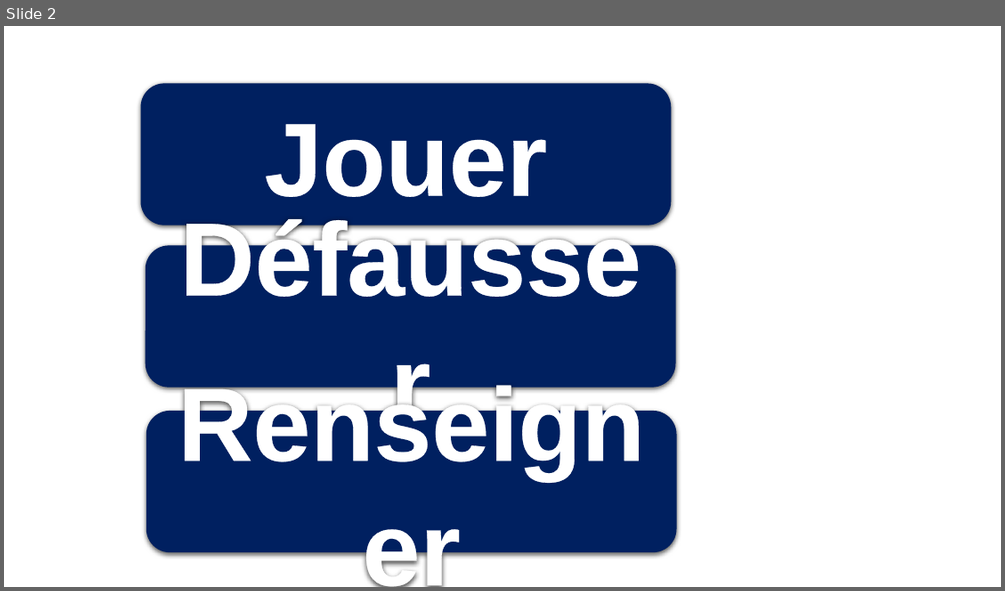
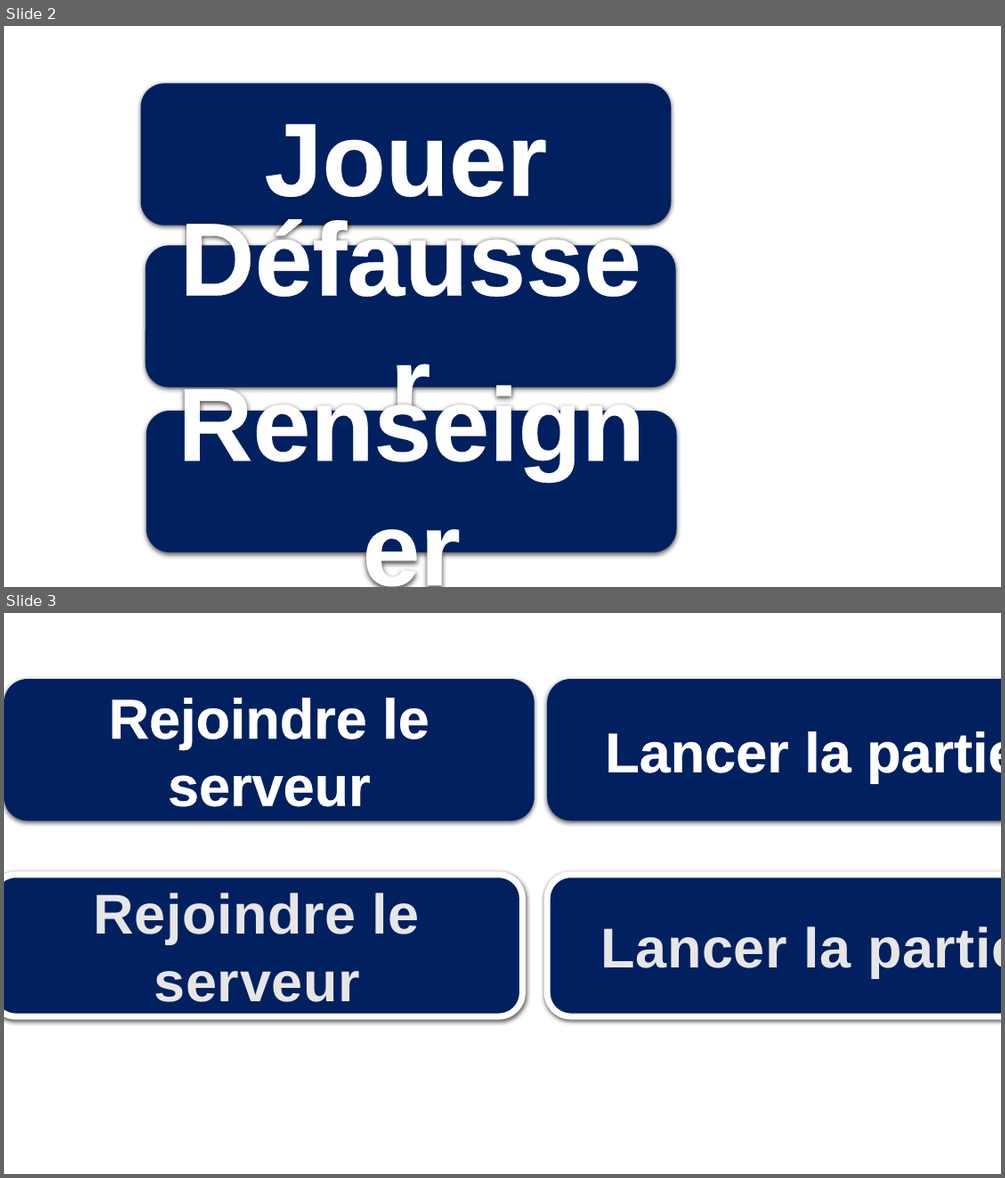
Before and after one commit to taup76/artifice, a slide deck: supports/boutons.pptx. Shown one above the other, each under a label of ours: slide 2 before the commit, slides 2 and 3 after it. The pictures are 1005x591 and 1005x1178 pixels, drawn with LibreOffice and Linux fonts; fonts in the diff are those of the drawing. Boxes give left, top, right and bottom in pixels: in the first picture for what was removed or moved away, otherwise in the second. Text is boxed around its words. In the diff, an @@ line names an element or a change of style, - is before the commit and + after.

```diff
--- a/supports/boutons.pptx
+++ b/supports/boutons.pptx
@@ slide 3 added at bbox=[4, 613, 1001, 1174], background #FFFFFF @@
@@ rounded rectangle added at bbox=[4, 679, 534, 821], fill #002060, 54 pt, text #FFFFFF, bold @@
+Rejoindre le serveur
@@ rounded rectangle added at bbox=[547, 679, 1001, 821], fill #002060, 54 pt, text #FFFFFF, bold @@
+Lancer la partie
@@ rounded rectangle added at bbox=[4, 875, 522, 1017], fill #002060, outline #FFFFFF 6 pt, 54 pt, text #E7E6E6, bold @@
+Rejoindre le serveur
@@ rounded rectangle added at bbox=[547, 875, 1001, 1017], fill #002060, outline #FFFFFF 6 pt, 54 pt, text #E7E6E6, bold @@
+Lancer la partie
```
Also in this commit, not shown: 1 other slide added, 2 other files.
